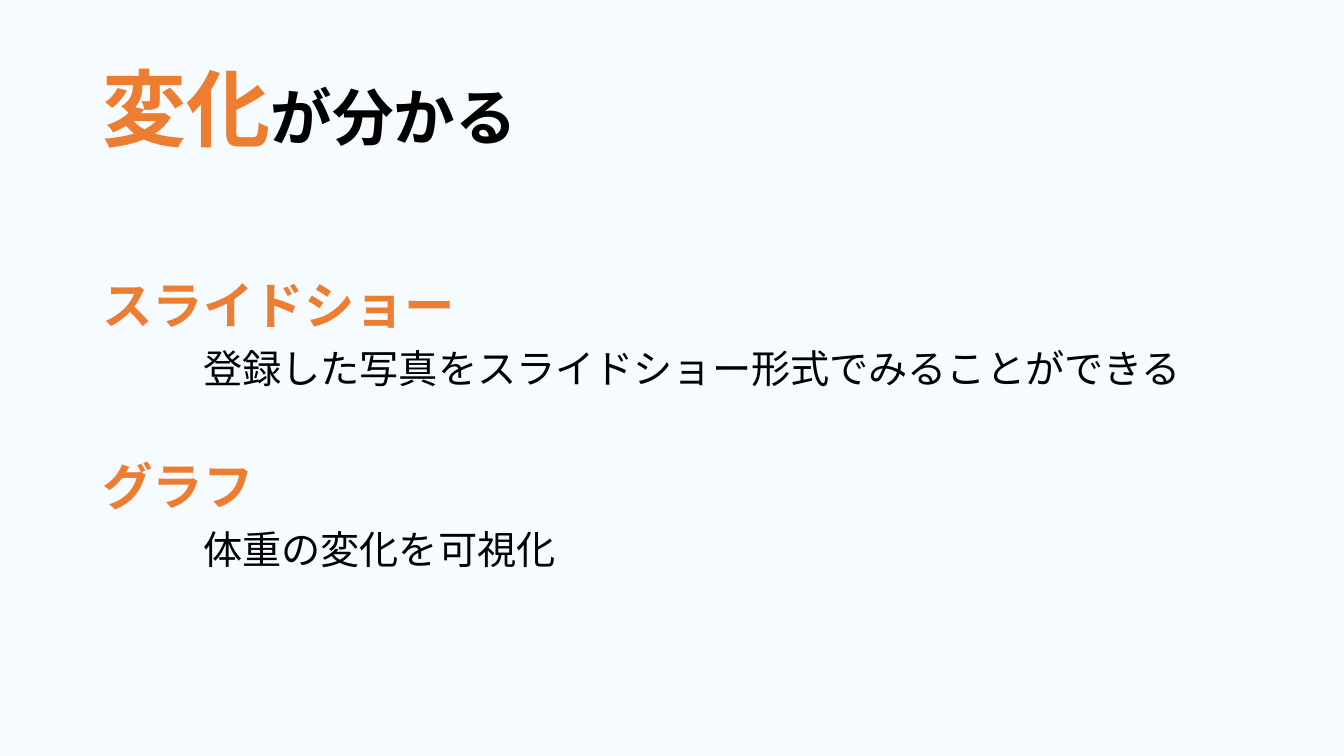
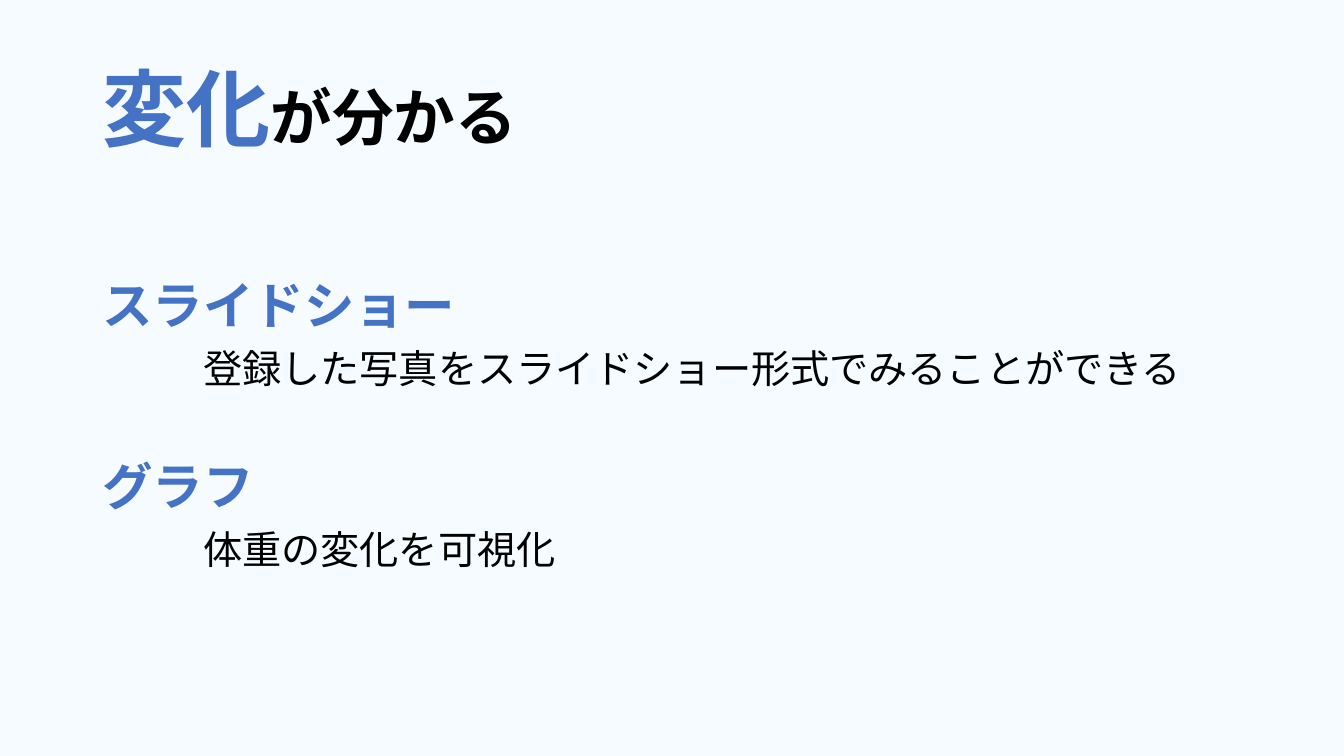
Before and after one commit to dojo2023/E-4, a slide deck: slide 11 of 共有用フォルダー/成果発表.pptx (slide 13 before the commit). Drawn at 1344x756 pixels with LibreOffice and Linux fonts; fonts in the diff are those of the drawing. Boxes give left, top, right and bottom in pixels: in the first picture for what was removed or moved away, otherwise in the second. Text is boxed around its words. In the diff, an @@ line names an element or a change of style, - is before the commit and + after.

```diff
--- a/共有用フォルダー/成果発表.pptx
+++ b/共有用フォルダー/成果発表.pptx
@@ title "変化が分かる" at bbox=[102, 68, 516, 148]: text colour #ED7D31 to #4472C4 in "変化が分かる" @@
@@ text at bbox=[102, 283, 455, 510]: text colour #ED7D31 to #4472C4 in "スライドショー", "グラフ" @@
```
Also in this commit, not shown: 7 other slides changed, 1 other file.
